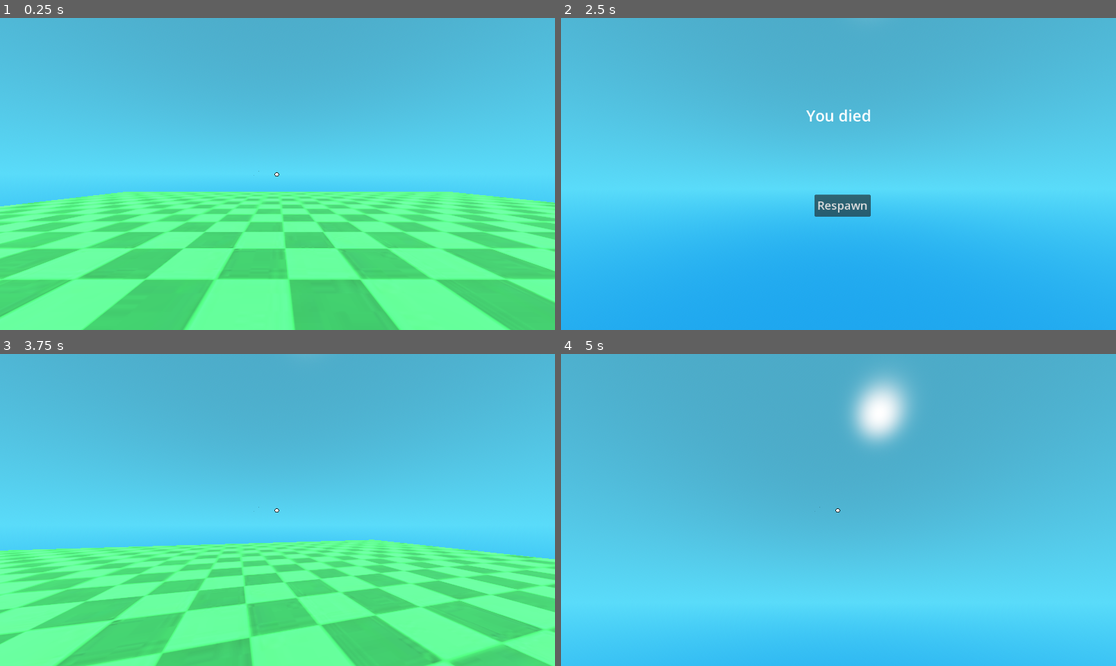
Above: before the commit, frames 1-4 (two rows, left to right).
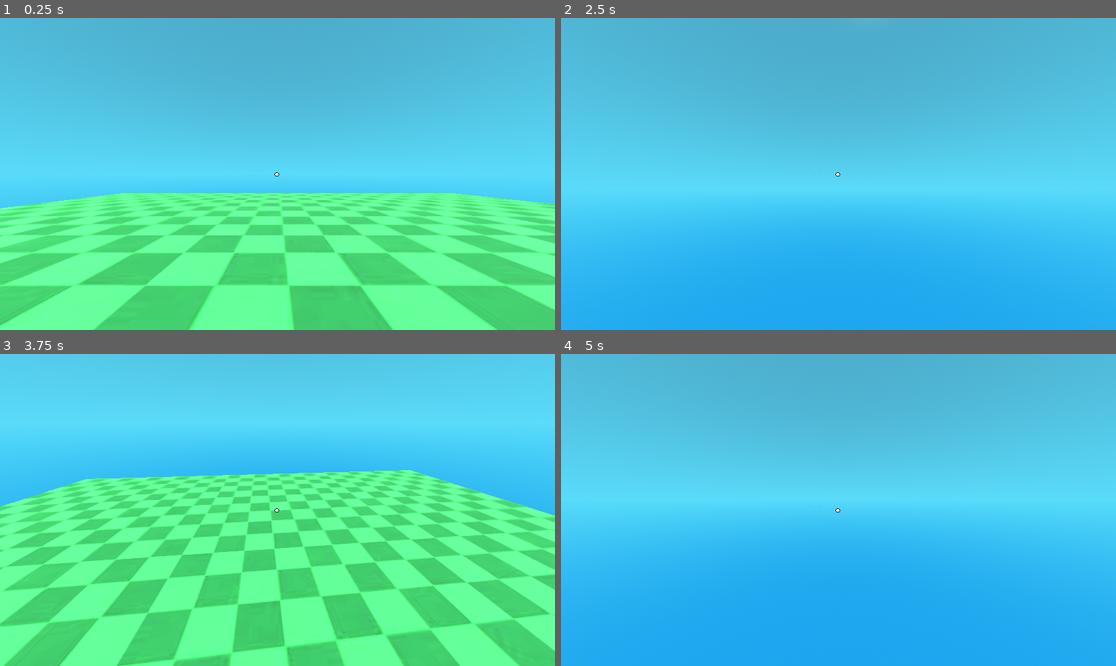
Above: after the commit, the same moments.

Repository: DabPlayZ1/Dab-s_Obby
Game: Godot game, scene res://mainbaseplate.tscn
Two runs of this game, one before a commit and one after it. Both use one fixed random seed, a clock stepped at 60 frames per second and the inputs below.
Inputs (mouse positions are in pixels of both pictures, inside the frame that each line leads up to):
- Up to frame 1 (0.25 s): no input
- Up to frame 2 (2.5 s): move the mouse to (866, 174) at 0.52 s; hold W (Move_Forward) from 0.53 s (still down); tap Q (Dash) at 0.6, 1.35, 2.3 s; tap Space (Jump) at 0.77, 1.52 s; move the mouse to (810, 174) at 1.27 s; tap Enter at 2 s; move the mouse to (849, 167) at 2.02 s; tap - (Decrease Sensitivity) at 2.1 s
- Up to frame 3 (3.75 s): release W (Move_Forward) at 2.75 s; click (283, 541) at 2.75 s, where only the run before the commit has a clickable "Respawn"; click (283, 541) at 3.5 s, where only the run after the commit has a clickable "Respawn"
- Up to frame 4 (5 s): tap Space (Jump) at 4.25, 4.52 s; move the mouse to (832, 516) at 4.27 s; hold W (Move_Forward) from 4.28 s (still down); tap = (Normal Sens) at 4.35 s; tap Q (Dash) at 4.55 s

The runs differ from the first frame. In frame 1, 13% of the frame differs, in the area x 0-100%, y 55-100%; in frame 2, 0.9%; in frame 3, 75%, in the area x 0-100%, y 0-100%; in frame 4, 60%.

Commit message:
added better dashing

Diff:
--- a/player.gd
+++ b/player.gd
@@ -65,9 +65,29 @@
 		jumped = true
 	elif Input.is_action_just_pressed("Jump"):
 		jumpbuffertimer = 0.0
-	if Input.is_action_just_pressed("Dash"):
+
+	## VELOCITY BOOST + GRAVITY PAUSE DASH
+	if Input.is_action_just_pressed("Dash") and dashed == false:
 		var vec = Vector3(0,0,-1)
 		var dir = transform.basis * vec
 		velocity.z += dir.z * dashspeed
 		velocity.x += dir.x * dashspeed
+		dashtimer = 0.0
+		dashed = true
+	dashtimer += delta
+	if dashtimer > 0.7:
+		dashed = false
+	elif dashtimer <= 0.25:
+		velocity.y = clamp(velocity.y, 0, INF)
+
+	## SPEED DASH
+	#if Input.is_action_just_pressed("Dash") and dashed == false:
+		#speed = 25
+		#dashtimer = 0.0
+		#dashed = true
+	#dashtimer += delta
+	#if dashtimer > 0.7:
+		#dashed = false
+	#elif dashtimer >= 0.2:
+		#speed = 10
 	move_and_slide()
